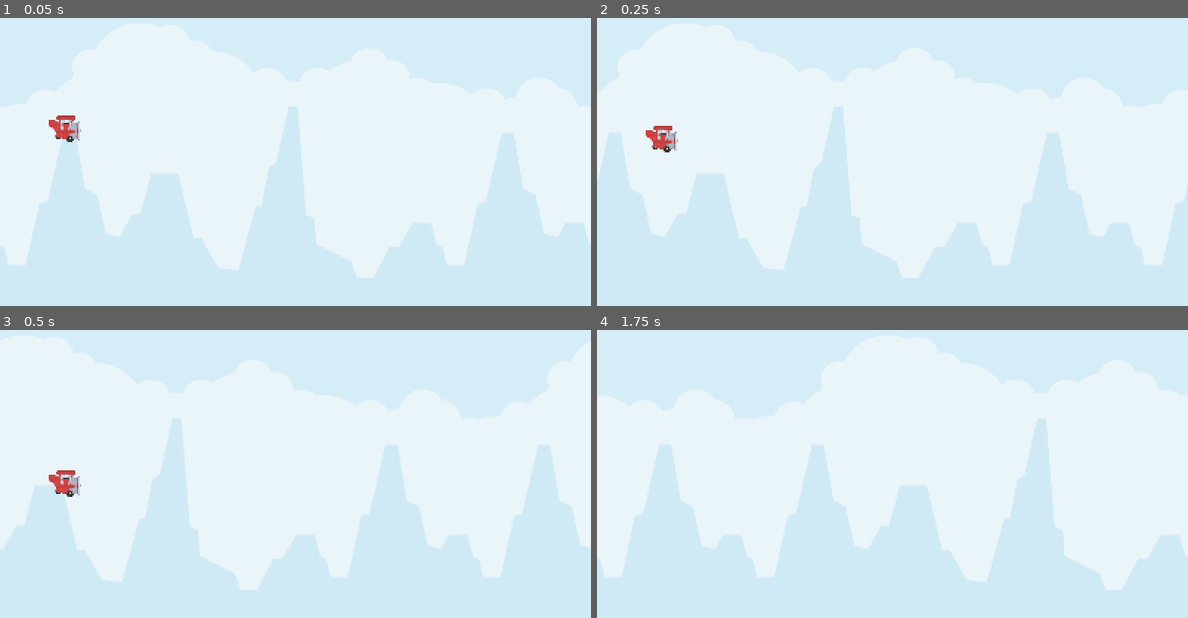
Above: before the commit, frames 1-4 (two rows, left to right).
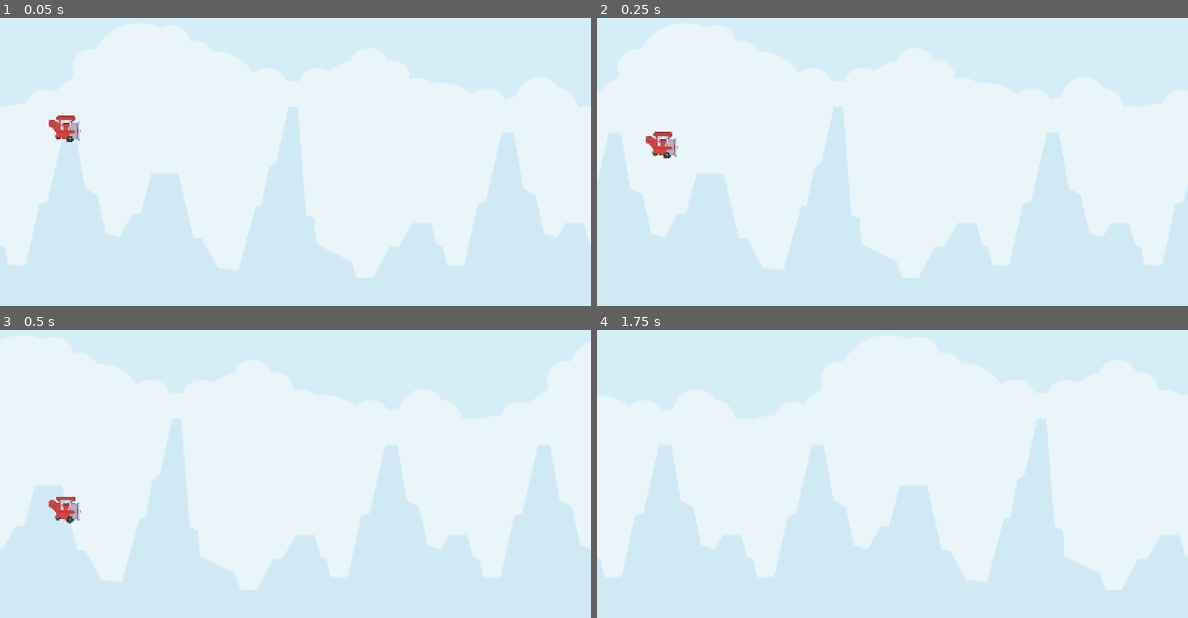
Above: after the commit, the same moments.

Repository: boflynn/tappy-plane
Game: Godot game, scene res://Main.tscn
The game is run twice, just before and just after one commit, with the same random seed, the same clock (stepped at 60 frames per second) and the same inputs.
Inputs (mouse positions are in pixels of both pictures, inside the frame that each line leads up to):
- Up to frame 1 (0.05 s): no input
- Up to frame 2 (0.25 s): no input
- Up to frame 3 (0.5 s): no input
- Up to frame 4 (1.75 s): move the mouse to (1022, 422) at 0.52 s; click (1022, 422) at 0.6 s; move the mouse to (774, 459) at 1.27 s; click (774, 459) at 1.35 s

The runs differ from the first frame. In frame 1, less than 0.1% of the frame differs, in the area x 8-14%, y 33-44%; in frame 2, 0.4%; in frame 3, 0.7%, in the area x 8-14%, y 48-68%; in frame 4, nothing differs.

Commit message:
Add clicking to fly player

Diff:
--- a/Main.tscn
+++ b/Main.tscn
@@ -1,9 +1,10 @@
-[gd_scene load_steps=6 format=3 uid="uid://c61kof8wfjr2v"]
+[gd_scene load_steps=7 format=3 uid="uid://c61kof8wfjr2v"]
 
 [ext_resource type="Texture2D" uid="uid://dijkxlbopqdoj" path="res://assets/Background.png" id="1_glv2v"]
 [ext_resource type="Script" uid="uid://c7tpirasxr6mc" path="res://main.gd" id="1_r0du0"]
 [ext_resource type="Script" uid="uid://ds504ekq4v4id" path="res://background.gd" id="1_uu6xs"]
 [ext_resource type="Texture2D" uid="uid://c8sxwrxr1nnlx" path="res://assets/Player.png" id="4_cm0pq"]
+[ext_resource type="Script" uid="uid://din2leqy5fiup" path="res://player.gd" id="4_fos0i"]
 
 [sub_resource type="CircleShape2D" id="CircleShape2D_cm0pq"]
 radius = 25.0
@@ -27,6 +28,8 @@
 [node name="Player" type="RigidBody2D" parent="."]
 position = Vector2(175, 480)
 mass = 2.2
+gravity_scale = 1.6
+script = ExtResource("4_fos0i")
 
 [node name="Sprite2D" type="Sprite2D" parent="Player"]
 texture = ExtResource("4_cm0pq")
--- /dev/null
+++ b/player.gd
@@ -0,0 +1,7 @@
+extends RigidBody2D
+
+var impulse: int = 1200
+
+func _process(delta: float) -> void:
+	if Input.is_action_just_pressed("click"):
+			apply_central_impulse(Vector2.UP * impulse)
--- a/project.godot
+++ b/project.godot
@@ -20,3 +20,11 @@
 window/size/viewport_width=1600
 window/size/viewport_height=960
 window/stretch/mode="canvas_items"
+
+[input]
+
+click={
+"deadzone": 0.2,
+"events": [Object(InputEventMouseButton,"resource_local_to_scene":false,"resource_name":"","device":-1,"window_id":0,"alt_pressed":false,"shift_pressed":false,"ctrl_pressed":false,"meta_pressed":false,"button_mask":0,"position":Vector2(0, 0),"global_position":Vector2(0, 0),"factor":1.0,"button_index":1,"canceled":false,"pressed":false,"double_click":false,"script":null)
+]
+}
Not shown, added: player.gd.uid
